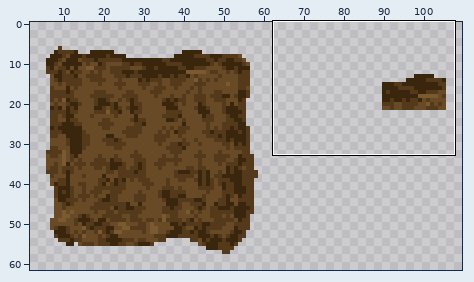
Two states of a pixel-art file, scenes/tilesets/dirt.ase. Above: a wide view before the commit, with the close-up outlined.
Close-up. The starting point:
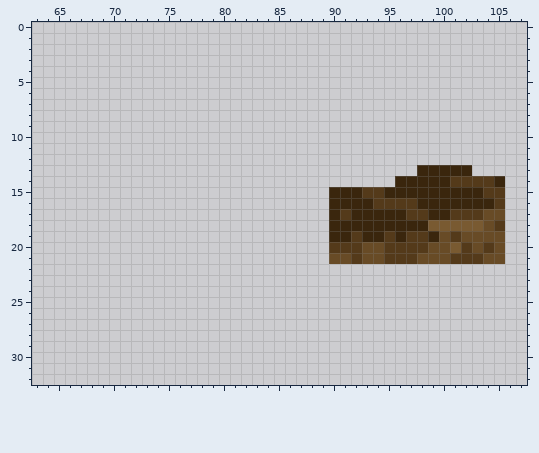
160x160 pixels, 1 frame. Shown: x 63..107, y 0..32. The wide view leaves out empty margins. The commit also changed other parts of the picture, which this record leaves out.
New version:
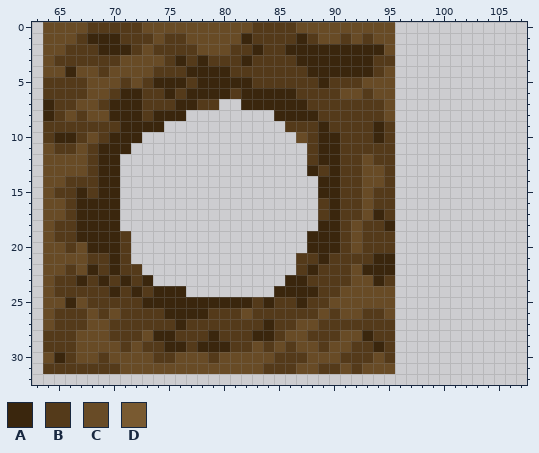
Palette (. is transparent): A #3a260d  B #543a1a  C #684b26  D #795a31
Change:
y 0: x 64..95 ................................ -> CCCCBBBBBCCCCCCCCCCBBBBCCCCCCCCC
y 1: x 64..95 ................................ -> CCCBAAABBBCBBCCCCCABBBBABCCBCBCC
y 2: x 64..95 ................................ -> CCBBBAAABCBBBBCCCBBABBAAAAAAAAAC
y 3: x 64..95 ................................ -> CBBBBBBCCCCBABABBBABBBBAAAAAAABB
y 4: x 64..95 ................................ -> CCACCBCCCCBBBAAAABBBBBBBAAAAAABC
y 5: x 64..95 ................................ -> BBBBCCCBCBAAABAAAAABBBBBBABBBCCC
y 6: x 64..95 ................................ -> BBBBCCBAABBABAAAABAAAAABBBBCCBCC
y 7: x 64..79 ................ -> ABBCCBAAABBBAABB; x 82..95 .............. -> AAAAAABBBBBBBC
y 8: x 64..76 ............. -> ABCBCCAAABAAA; x 85..95 ........... -> AAAABBBBBBC
y 9: x 64..74 ........... -> BBBBBBBAAAA; x 86..95 .......... -> BBBABBBBAB
y 10: x 64..72 ......... -> BAABCBAAA; x 87..95 ......... -> CBAABBBAB
y 11: x 64..71 ........ -> CBBCBAAA; x 88..95 ........ -> BAABBBBB
y 12: x 64..70 ....... -> CCCCBAA; x 88..95 ........ -> BAABBCBB
y 13: x 64..70 ....... -> CCCCBAA; x 88..95 ........ -> ABABBCCB; x 98..102 AAAAA -> .....
y 14: x 64..70 ....... -> CCBBBAA; x 89..105 .......AAAAABBBBA -> AABBCCB..........
y 15: x 64..70 ....... -> CBBABAA; x 89 . -> A; x 91..93 AAB -> BBC; x 95..105 AAAAAAAAABB -> B..........
y 16: x 64..70 ....... -> CCBAAAA; x 89 . -> B; x 91..93 AAA -> BBC; x 96..105 BBAAAAAAAB -> ..........
y 17: x 64..70 ....... -> CCBAAAA; x 89 . -> B; x 92..93 AA -> BC; x 95..105 AABBAABBBCC -> B..........
y 18: x 64..70 ....... -> CBBAAAA; x 89 . -> A; x 91..94 AAAA -> BCBB; x 96..105 AAADDDDDCB -> ..........
y 19: x 64..71 ........ -> CBBAAAAB; x 88..89 .. -> AA; x 91..94 ABAA -> BCBB; x 96..105 ABBACBCCCC -> ..........
y 20: x 64..71 ........ -> CCBCAAAB; x 88..90 ..B -> AAA; x 92..94 BCC -> CBB; x 96..105 BBBCCDBCBC -> ..........
y 21: x 64..71 ........ -> CCCCBBAB; x 87..91 ...CC -> BBABB; x 93..105 CCBBBCCCBBBCC -> BAA..........
y 22: x 64..72 ......... -> CCBCABABB; x 87..95 ......... -> BABBBCAAA
y 23: x 64..73 .......... -> CBBABABABA; x 86..95 .......... -> AABBBBCCAB
y 24: x 64..76 ............. -> CBBBBBABABAAA; x 85..95 ........... -> AAAABBCCCCC
y 25: x 64..95 ................................ -> CCACBBBBBAAAAAAAAAABABBABBCCCCCC
y 26: x 64..95 ................................ -> CBBBCBCBBBBAAAABBBCBBBBBBCBCCBBC
y 27: x 64..95 ................................ -> CBBBCCBBBBBBABBBBBBBABBCCBBBBBBB
y 28: x 64..95 ................................ -> BBBCCCBBBCAABBBABBBAABCCBBBCCABB
y 29: x 64..95 ................................ -> BBBCCCCBCBBAABAAABBCBCBCCBCCBBAB
y 30: x 64..95 ................................ -> CABCCBCCCCBBCCCBCCCCCBBBCCCBBBCB
y 31: x 64..95 ................................ -> BBBBBBBCCCCCCCCCCCCCBBBCCBBCBCCC
